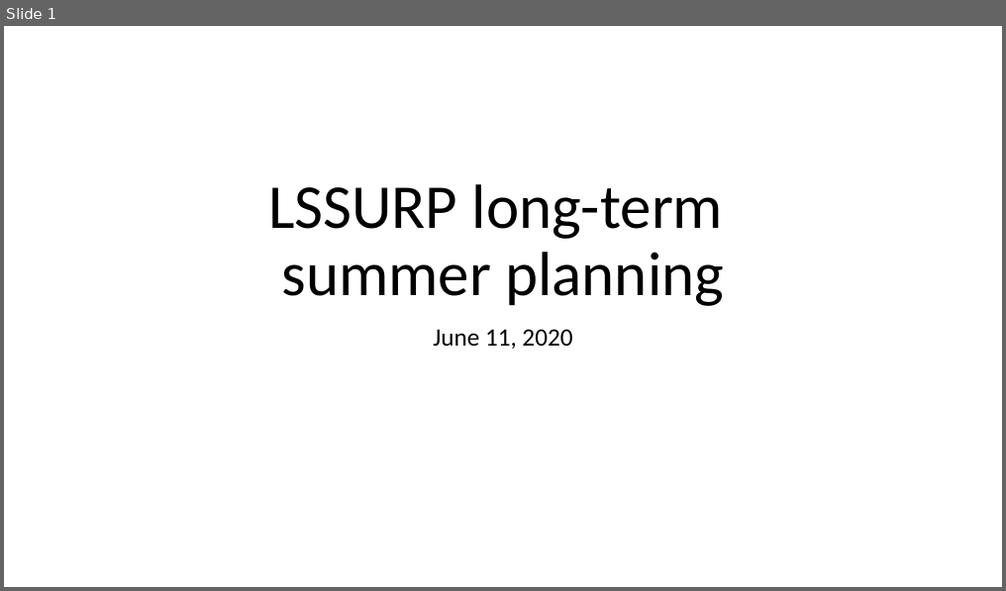
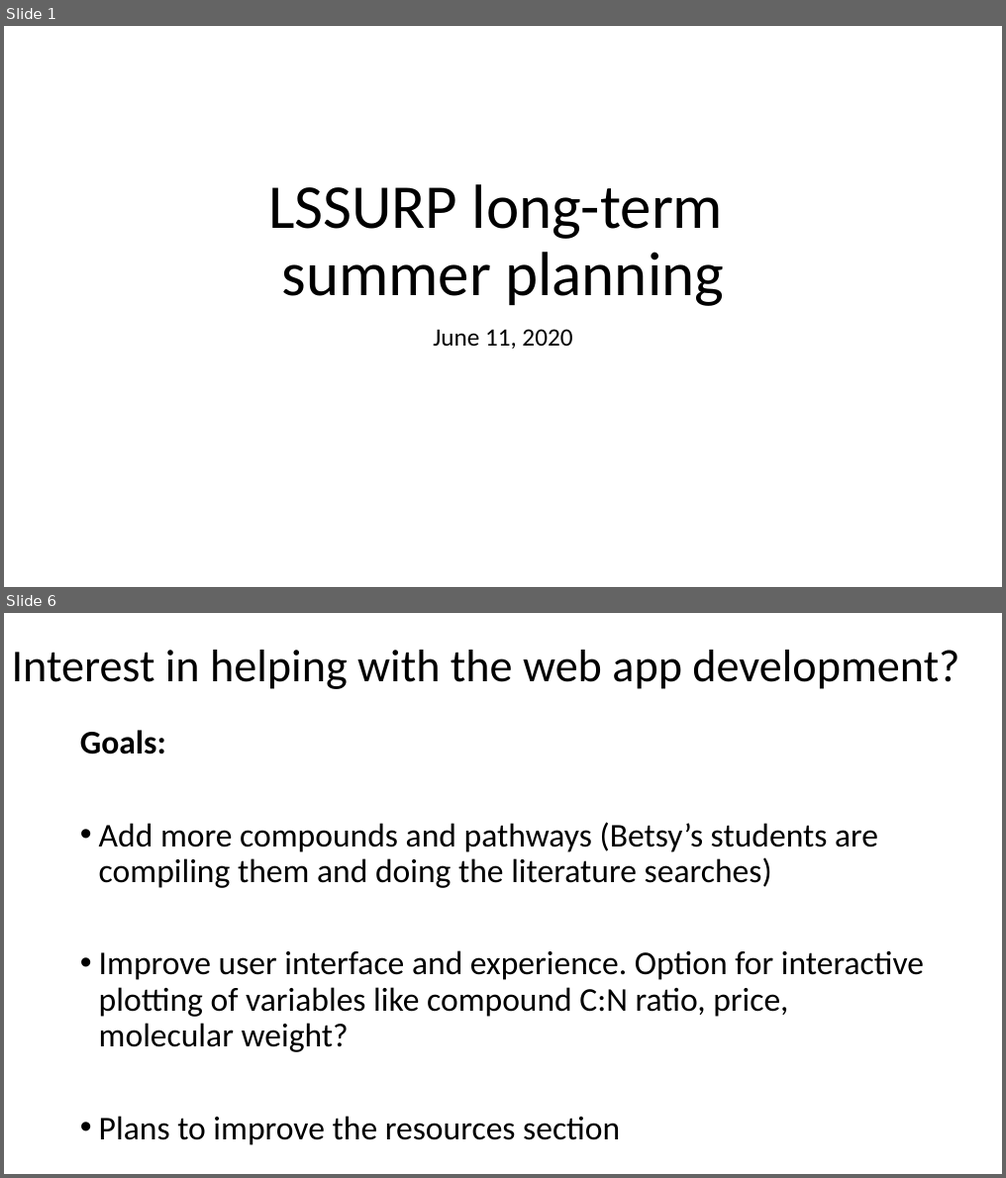
Before and after one commit to serina-robinson/TARA-thiolases, a slide deck: slides/20200611_longterm_planning.pptx. Shown one above the other, each under a label of ours: slide 1 before the commit, slides 1 and 6 after it; the slides between them are not shown. The pictures are 1006x591 and 1006x1178 pixels, drawn with LibreOffice and Linux fonts; fonts in the diff are those of the drawing. Boxes give left, top, right and bottom in pixels: in the first picture for what was removed or moved away, otherwise in the second. Text is boxed around its words. In the diff, an @@ line names an element or a change of style, - is before the commit and + after.

```diff
--- a/slides/20200611_longterm_planning.pptx
+++ b/slides/20200611_longterm_planning.pptx
@@ slide 6 added at (x1=4, y1=613, x2=1002, y2=1174), background #FFFFFF @@
@@ title added at (x1=12, y1=650, x2=959, y2=689), 44 pt, text #000000 @@
+Interest in helping with the web app development?
@@ text added at (x1=80, y1=730, x2=924, y2=1146), 32 pt, text #000000 @@
+Goals:
+• Add more compounds and pathways (Betsy’s students are compiling them and doing the literature searches)
+• Improve user interface and experience. Option for interactive plotting of variables like compound C:N ratio, price, molecular weight?
+• Plans to improve the resources section
```
Also in this commit, not shown: 2 slides changed, 4 other slides added, 2 other files.
